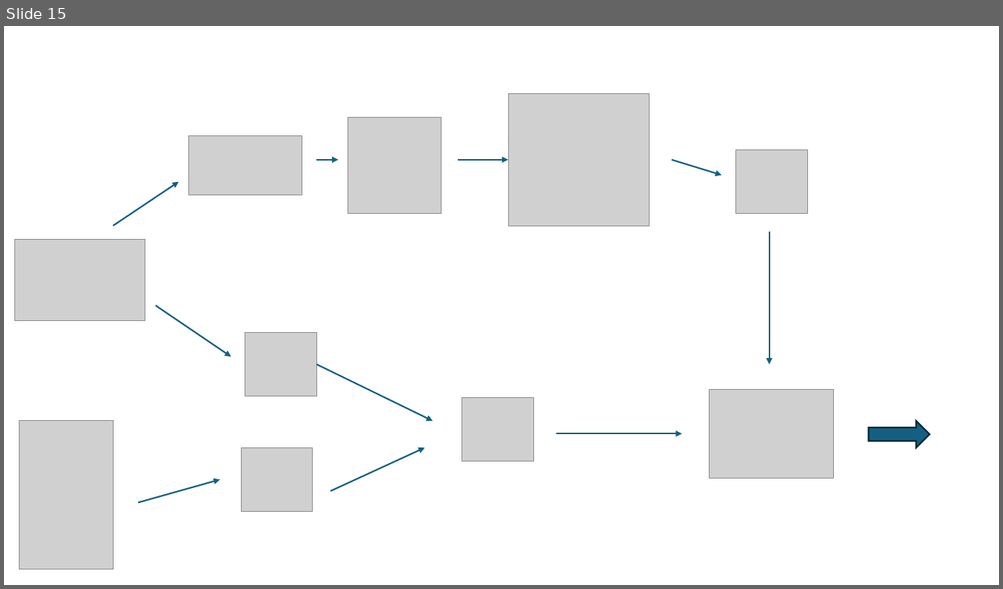
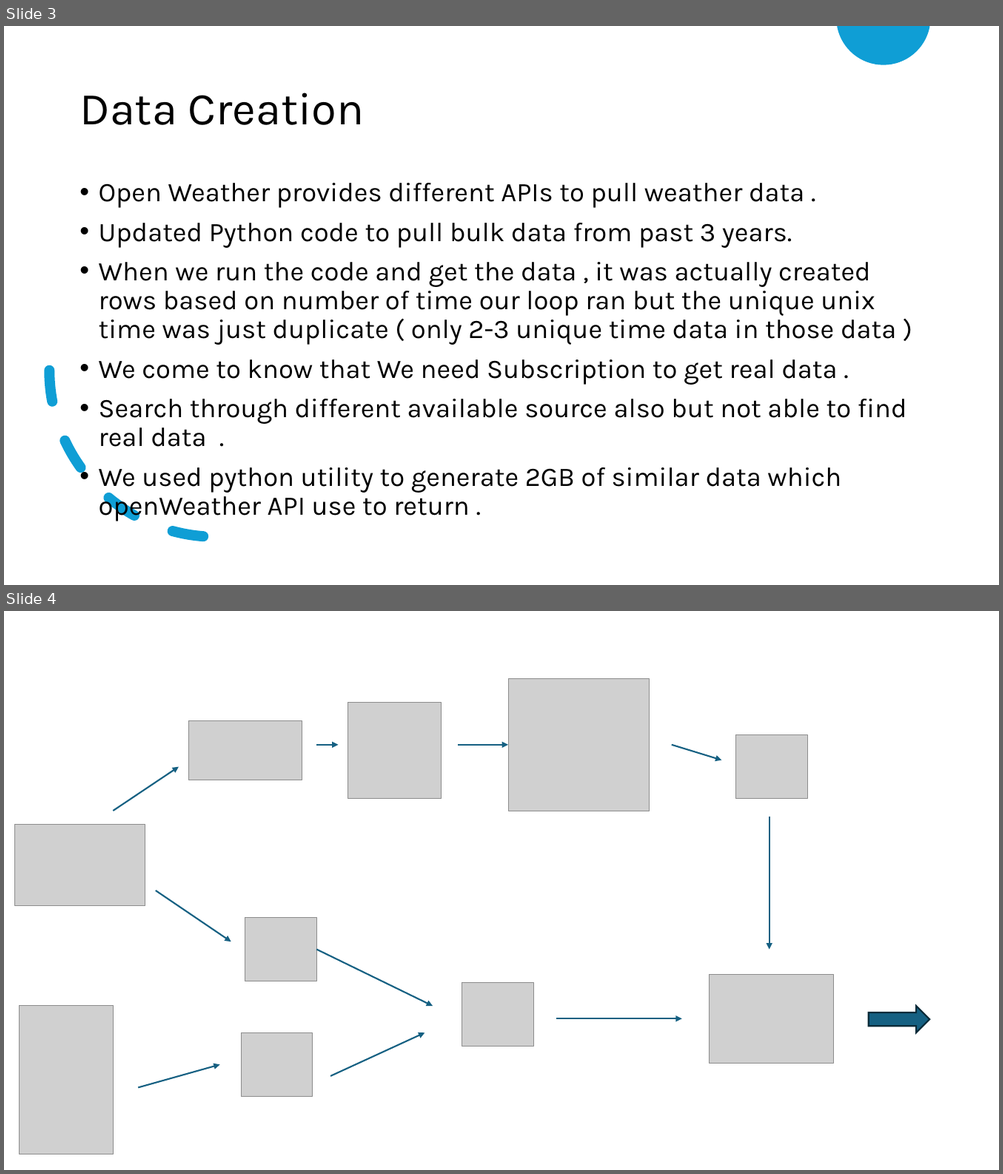
Before and after one commit to cksinghnet/Weather-Based-Grid-Optimization, a slide deck: DataEnggFinalProjectPPT.pptx. Shown one above the other, each under a label of ours: slide 15 before the commit, slides 3 and 4 after it. The pictures are 1003x589 and 1003x1174 pixels, drawn with LibreOffice and Linux fonts; fonts in the diff are those of the drawing; grey boxes stand for pictures. Boxes give left, top, right and bottom in pixels: in the first picture for what was removed or moved away, otherwise in the second. Text is boxed around its words. In the diff, an @@ line names an element or a change of style, - is before the commit and + after.

```diff
--- a/DataEnggFinalProjectPPT.pptx
+++ b/DataEnggFinalProjectPPT.pptx
@@ slide 3 added at [4,26,999,585], background #FFFFFF @@
@@ freeform shape added at [836,26,929,64], fill #0F9ED5 @@
@@ title added at [79,93,364,125], 44 pt, text #000000 @@
+Data Creation
@@ text added at [99,183,907,522], 26 pt, text #000000 @@
+• Open Weather provides different APIs to pull weather data .
+• Updated Python code to pull bulk data from past 3 years.
+• When we run the code and get the data , it was actually created rows based on number of time our loop ran but the unique unix time was just duplicate ( only 2-3 unique time data in those data )
+• We come to know that We need Subscription to get real data .
+• Search through different available source also but not able to find real data .
+• We used python utility to generate 2GB of similar data which openWeather API use to return .
@@ arc (boxed as its full ellipse) added at [50,204,383,538], outline #0F9ED5 10 pt dashed @@
@@ what was slide 15 is now slide 4 @@
```
Also in this commit, not shown: 7 slides changed, 4 other slides added, 12 slides removed.
